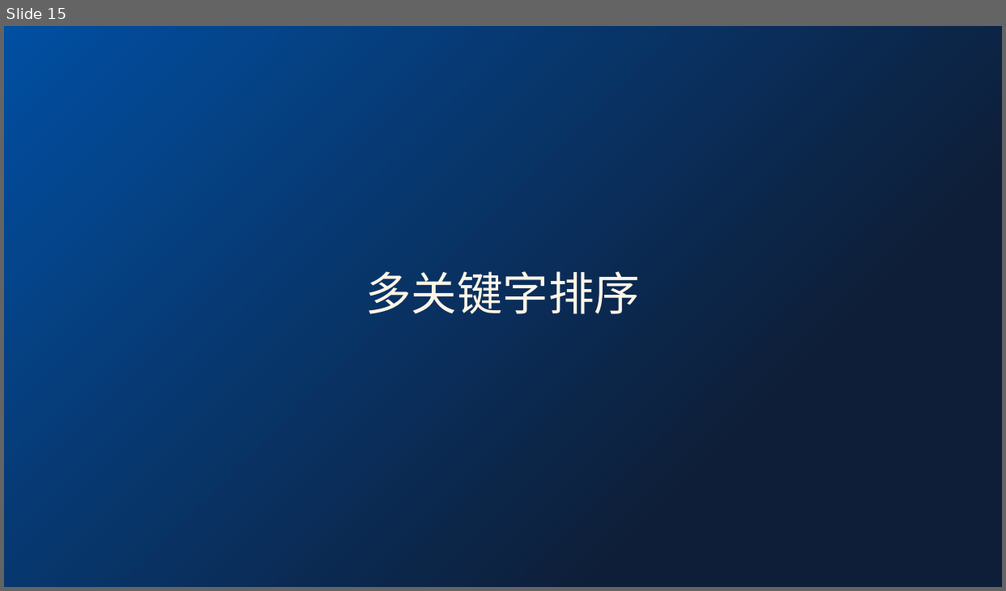
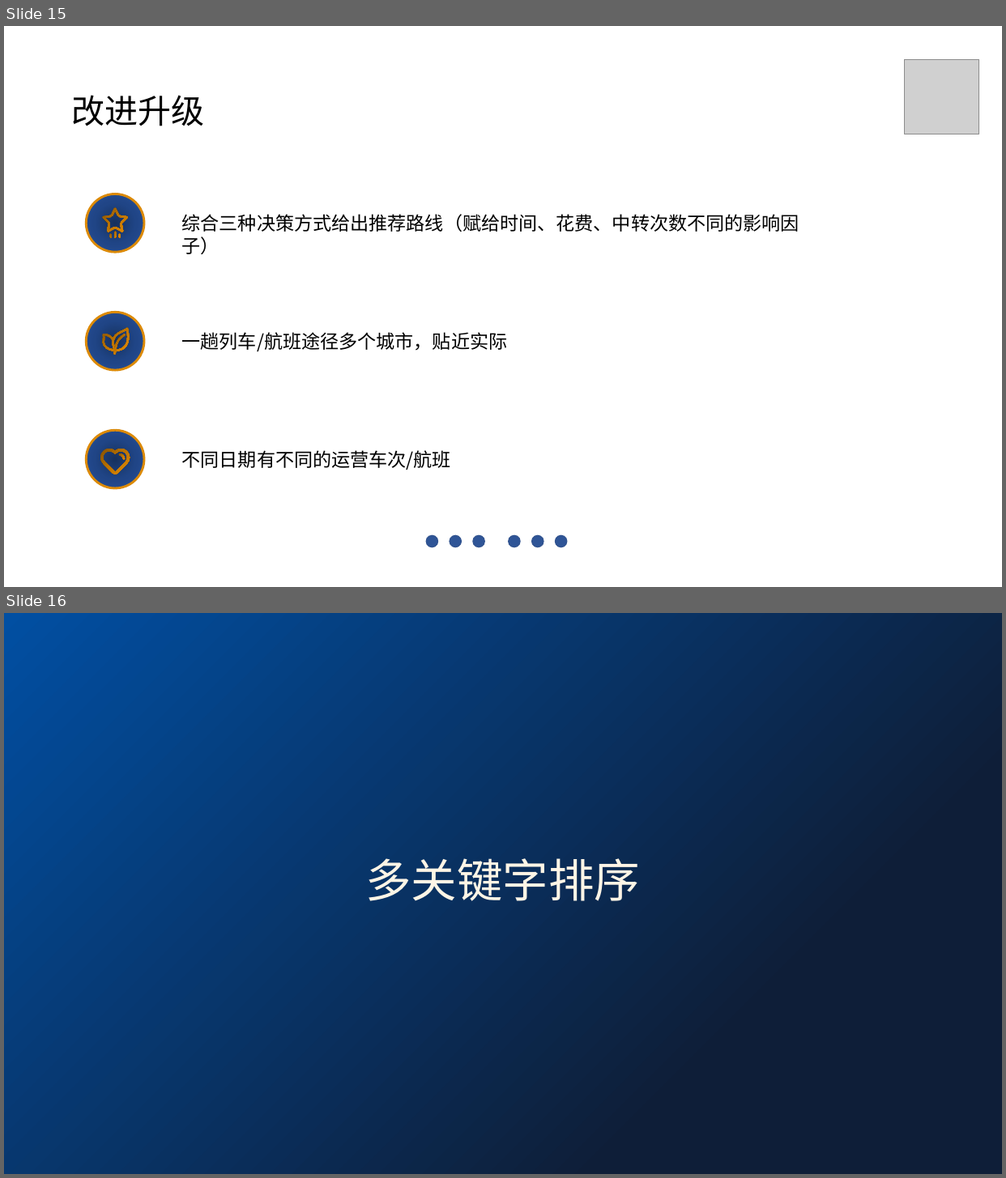
Before and after one commit to Zemdalk/DS-project-work, a slide deck: reports/课堂汇报.pptx. Shown one above the other, each under a label of ours: slide 15 before the commit, slides 15 and 16 after it. The pictures are 1006x591 and 1006x1178 pixels, drawn with LibreOffice and Linux fonts; fonts in the diff are those of the drawing; grey boxes stand for pictures. Boxes give left, top, right and bottom in pixels: in the first picture for what was removed or moved away, otherwise in the second. Text is boxed around its words. In the diff, an @@ line names an element or a change of style, - is before the commit and + after.

```diff
--- a/reports/课堂汇报.pptx
+++ b/reports/课堂汇报.pptx
@@ slide 15 added at <box>4,26,1002,587</box>, background #FFFFFF @@
@@ picture added at <box>905,60,979,135</box> @@
@@ text added at <box>72,95,205,126</box>, 32 pt, text #000000 @@
+改进升级
@@ ellipse added at <box>87,194,145,253</box>, fill gradient #18315E to #224585 to #28529E, outline #DC8A06 2.25 pt @@
@@ freeform shape added at <box>103,208,128,232</box>, fill gradient #865300 to #BE7600 to #E28B00 @@
@@ text added at <box>182,214,799,232</box>, 18 pt, text #000000 @@
+综合三种决策方式给出推荐路线（赋给时间、花费、中转次数不同的影响因子）
@@ freeform shape added at <box>109,232,120,238</box>, fill gradient #865300 to #BE7600 to #E28B00 @@
@@ ellipse added at <box>87,312,145,370</box>, fill gradient #18315E to #224585 to #28529E, outline #DC8A06 2.25 pt @@
@@ freeform shape added at <box>103,327,129,351</box>, fill gradient #865300 to #BE7600 to #E28B00 @@
@@ freeform shape added at <box>114,335,126,356</box>, fill gradient #865300 to #BE7600 to #E28B00 @@
@@ text added at <box>182,332,508,352</box>, 18 pt, text #000000 @@
+一趟列车/航班途径多个城市，贴近实际
@@ ellipse added at <box>87,430,145,489</box>, fill gradient #18315E to #224585 to #28529E, outline #DC8A06 2.25 pt @@
@@ freeform shape added at <box>100,449,130,476</box>, fill gradient #865300 to #BE7600 to #E28B00 @@
@@ freeform shape added at <box>118,454,125,460</box>, fill gradient #865300 to #BE7600 to #E28B00 @@
@@ text added at <box>182,450,451,470</box>, 18 pt, text #000000 @@
+不同日期有不同的运营车次/航班
@@ ellipse added at <box>426,535,438,548</box>, fill #2F5597, outline #325491 1 pt @@
@@ ellipse added at <box>450,535,462,548</box>, fill #2F5597, outline #325491 1 pt @@
@@ ellipse added at <box>473,535,485,548</box>, fill #2F5597, outline #325491 1 pt @@
@@ ellipse added at <box>509,535,521,548</box>, fill #2F5597, outline #325491 1 pt @@
@@ ellipse added at <box>532,535,543,548</box>, fill #2F5597, outline #325491 1 pt @@
@@ ellipse added at <box>555,535,567,548</box>, fill #2F5597, outline #325491 1 pt @@
@@ what was slide 15 is now slide 16 @@
```
Also in this commit, not shown: 5 slides changed, 12 other slides added, 1 slide removed.
